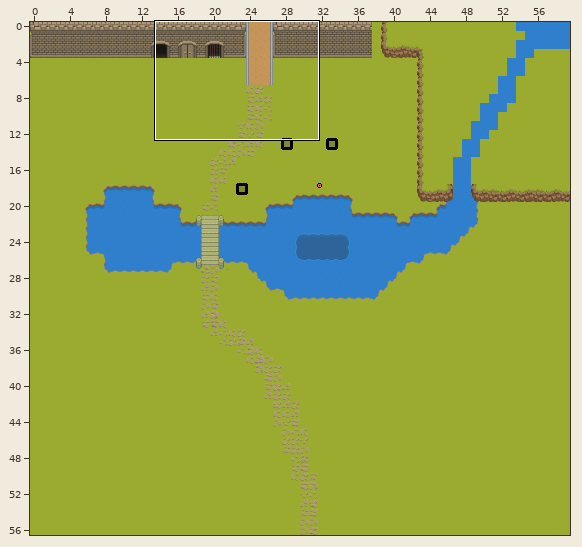
LDtk project, stored at Assets/LDTK/LastLaugh.ldtk. The picture above shows the old version from afar; the outline marks the close-up.
Close-up. Earlier state:
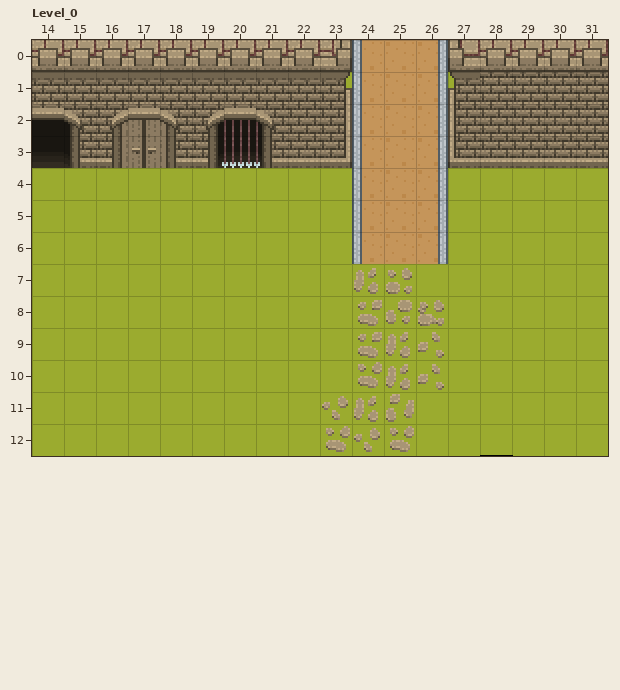
Cells are 32x32 px. Shown: Level_0 x 14..31, y 0..12. The commit also changed other parts of the map, which this record leaves out.
Now the later version:
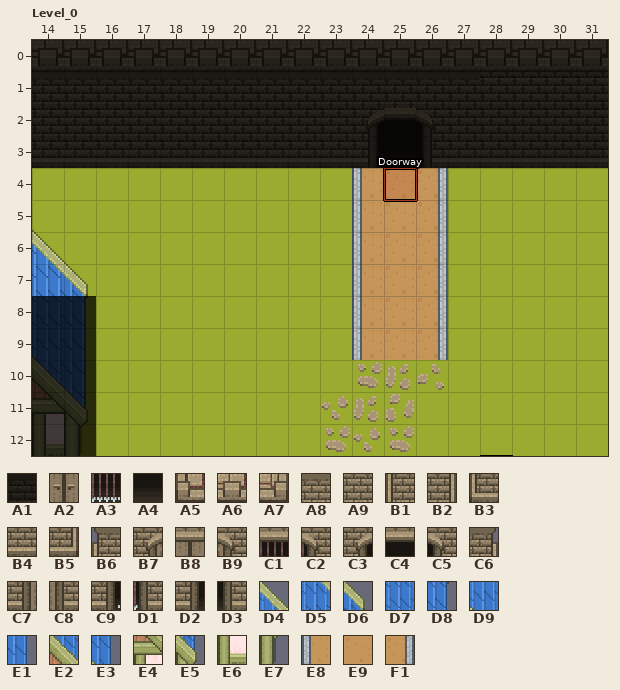
Key: from "Collisions": A1 1; from "SI_Fortress": A2 49, A3 58, A4 61, A5 105, A6 106, A7 107, A8 141, A9 205, B1 236, B2 238, B3 268, B4 269, B5 270, B6 204 under 140, B7 205 under 16, B8 205 under 17, B9 205 under 18, C1 205 under 26, C2 205 under 27, C3 205 under 28, C4 205 under 29, C5 205 under 30, C6 206 under 142, C7 269 under 48, C8 269 under 50, C9 269 under 57, D1 269 under 59, D2 269 under 60, D3 269 under 62; from "SI_Village": D4 302, D5 334, D6 335, D7 366, D8 367, D9 398, E1 399, E2 430, E3 431, E4 462, E5 463, E6 494, E7 495, E8 553, E9 554, F1 555.
__ is an empty cell, ## one hidden under a higher layer.
Objects are placed by their top-left corner, in cells (3,4 is the top-left corner of cell 3,4); size is 1x1 cell unless given.
See-through tiles are keyed as they look on the map.
Changes in this commit:
Layer "FortressGround":
y 0: x 23..27 A7 __ __ __ A5 -> A6 A6 A6 A6 A6
y 1: x 23..27 C6 ## ## ## B6 -> A8 A8 A8 A8 A8
y 2: x 14..21 C4 C5 B7 B8 B9 C3 C1 C2 -> A9 A9 A9 A9 A9 A9 A9 A9; x 23..27 B2 ## ## ## B1 -> A9 C3 C4 C5 A9
y 3: x 14..21 A4 D3 C7 A2 C8 C9 A3 D1 -> B4 B4 B4 B4 B4 B4 B4 B4; x 23..27 B5 ## ## ## B3 -> B4 D2 A4 D3 B4
Layer "VillageGround":
y 0..3: x 24..26 E8 E9 F1 -> __ __ __
y 7..9: x 24..26 __ __ __ -> E8 E9 F1
Layer "Entities":
added: "Doorway" rectangle at 25,4
Layer "VillageStructure":
y 6: x 14 __ -> D4
y 7: x 14..15 __ __ -> D5 D6
y 8: x 14..15 __ __ -> D7 D8
y 9: x 14..15 __ __ -> D9 E1
y 10: x 14..15 __ __ -> E2 E3
y 11: x 14..15 __ __ -> E4 E5
y 12: x 14..15 __ __ -> E6 E7
Layer "Collisions":
y 0..3: x 14..31 __ __ __ __ __ __ __ __ __ __ __ __ __ __ __ __ __ __ -> A1 A1 A1 A1 A1 A1 A1 A1 A1 A1 A1 A1 A1 A1 A1 A1 A1 A1
y 8..12: x 14..15 __ __ -> A1 A1
